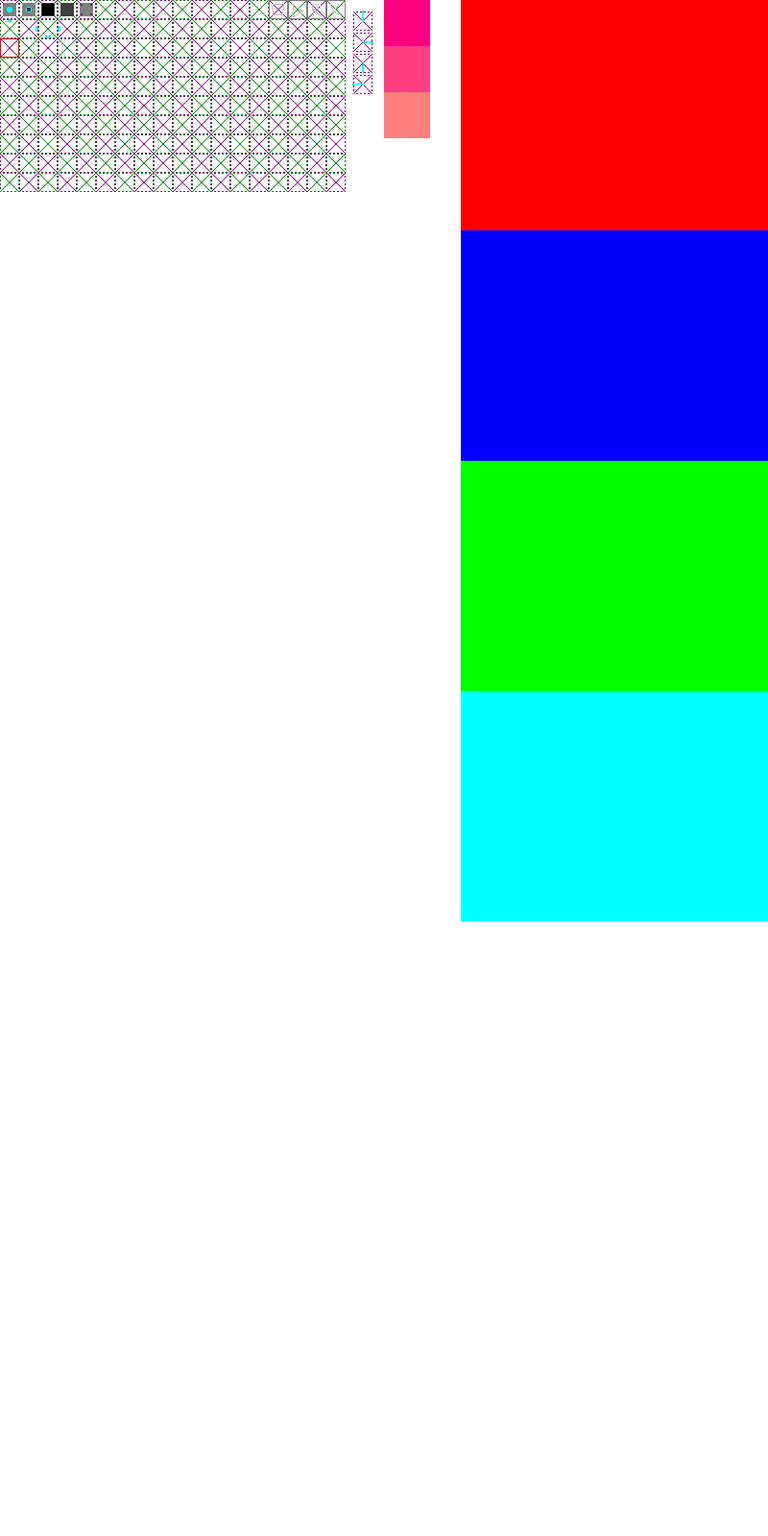
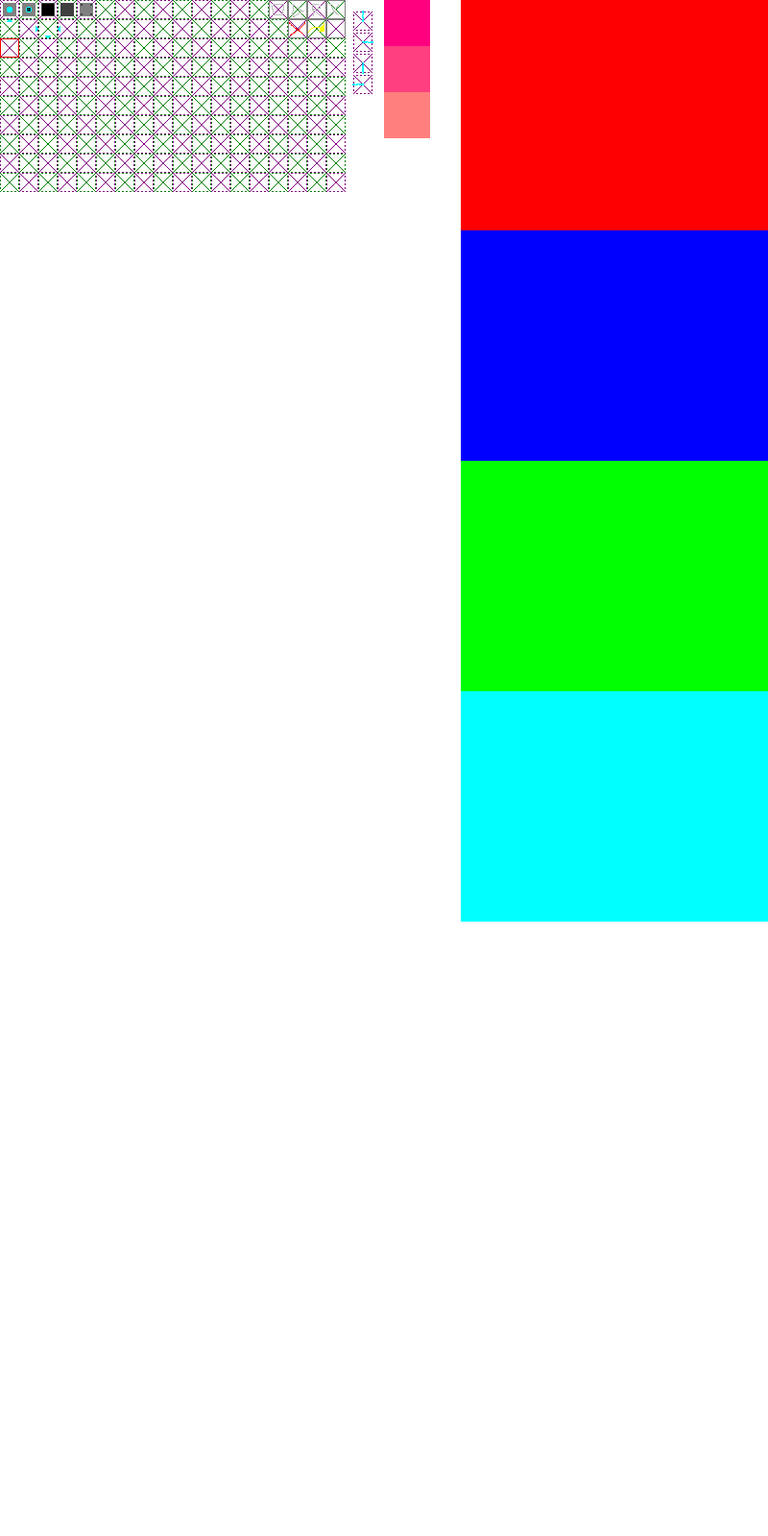
Revision of a layered w=768, h=1536 image; what changed, layer by layer:
painted on "stuff" over [287, 19, 346, 39]
